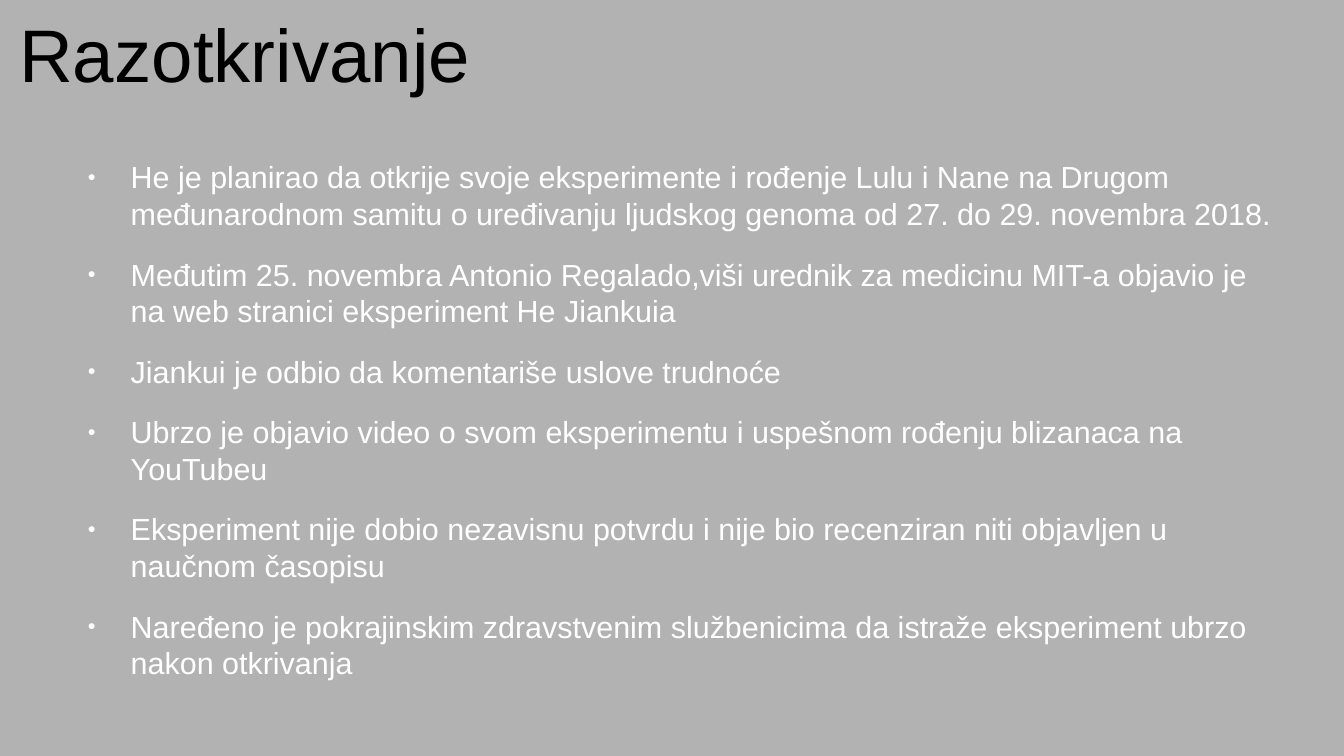
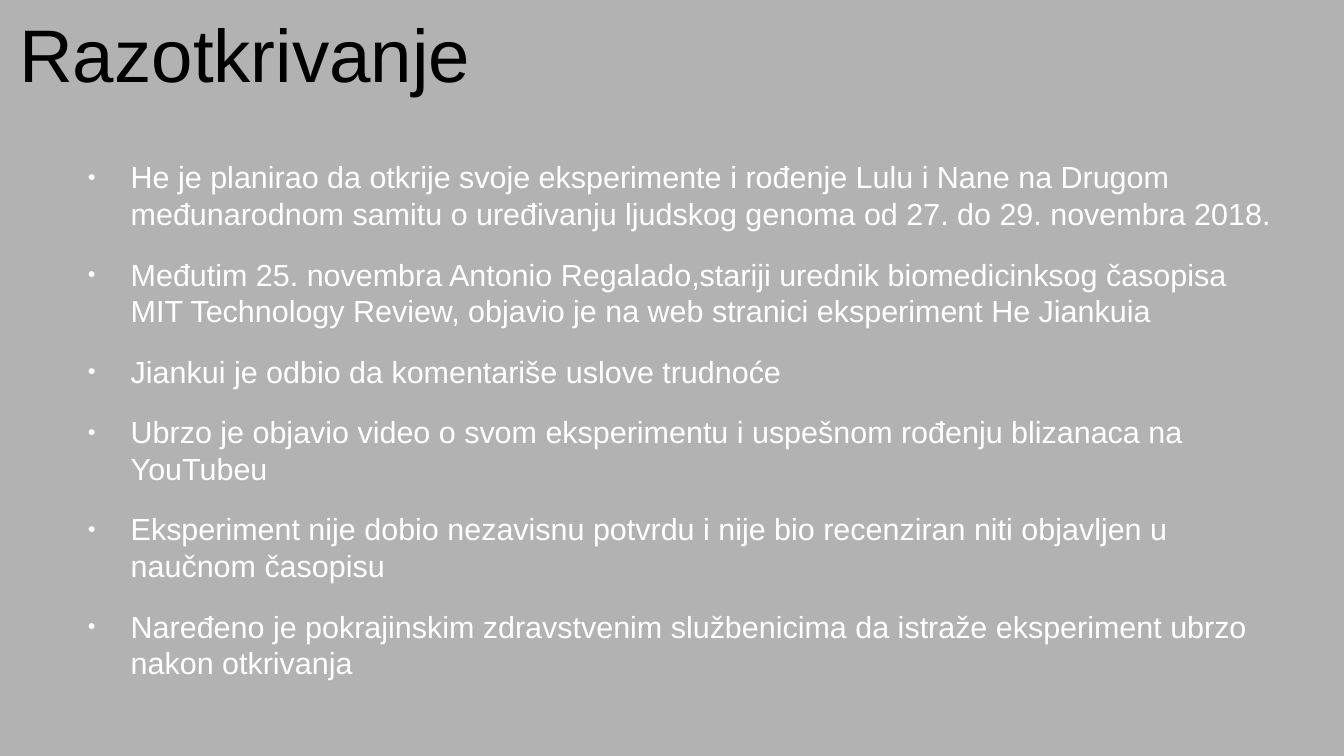
Before and after one commit to NikolaBelak/He-Jiankui-afera, a slide deck: slide 5 of He Jiankui afera.odp. Drawn at 1344x756 pixels with LibreOffice and Linux fonts; fonts in the diff are those of the drawing. Boxes give left, top, right and bottom in pixels: in the first picture for what was removed or moved away, otherwise in the second. Text is boxed around its words. In the diff, an @@ line names an element or a change of style, - is before the commit and + after.

```diff
--- a/He Jiankui afera.odp
+++ b/He Jiankui afera.odp
@@ text at [131,264,1226,328]: text changed @@
-● Međutim 25. novembra Antonio Regalado,viši urednik za medicinu MIT-a objavio je na web stranici eksperiment He Jiankuia
+● Međutim 25. novembra Antonio Regalado,stariji urednik biomedicinksog časopisa MIT Technology Review, objavio je na web stranici eksperiment He Jiankuia
```
Also in this commit, not shown: 8 other slides changed, 3 slides added, 1 other file.
